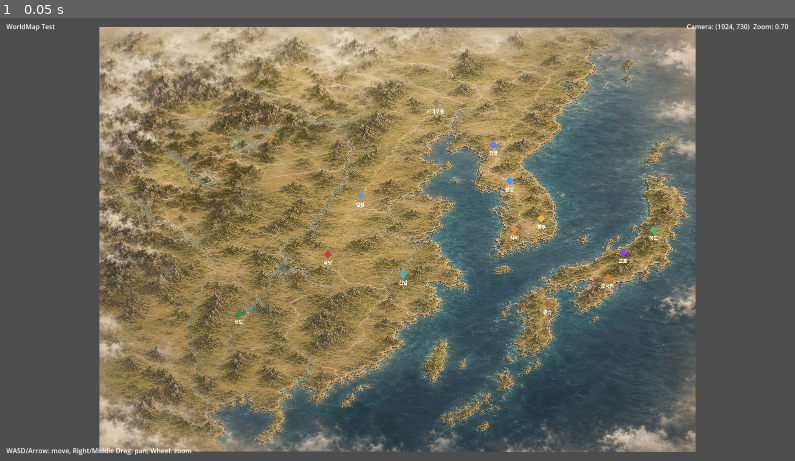
Above: before the commit, frame 1.
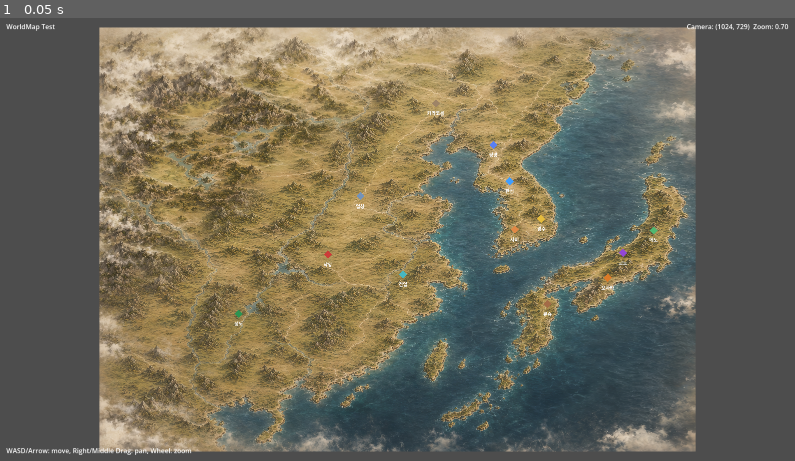
Above: after the commit, the same moment.

Repository: kimjak-app/SamWar_BattleLab
Game: Godot game, scene res://WorldMap_Test.tscn
Two runs of this game, one before a commit and one after it. Both use one fixed random seed, a clock stepped at 60 frames per second and the inputs below. This scene is started directly instead of the project's main scene.
Inputs:
- Up to frame 1 (0.05 s): no input

The runs differ from the first frame. In frame 1, 3.6% of the frame differs, in the area x 12-94%, y 1-98%.

Commit message:
[v0.68b-2-hotfix6 WorldMap City Marker Node2D NameLabel Fix]

Diff:
--- a/WorldMap_Test.tscn
+++ b/WorldMap_Test.tscn
@@ -6,6 +6,10 @@
 [ext_resource type="Texture2D" uid="uid://u2kgph1c7cuw" path="res://assets/worldmap/tiles/worldmap_tile_B1_bottom_left.png" id="4_tile_b1"]
 [ext_resource type="Texture2D" uid="uid://crk55oqy0ufpg" path="res://assets/worldmap/tiles/worldmap_tile_B2_bottom_right.png" id="5_tile_b2"]
 [ext_resource type="Script" uid="uid://bek5h4grd01m2" path="res://scripts/worldmap_city_marker.gd" id="6_city_marker"]
+[ext_resource type="Script" path="res://scripts/worldmap_city_name_label.gd" id="7_city_name_label"]
+
+[sub_resource type="CircleShape2D" id="CircleShape2D_city_click"]
+radius = 18.0
 
 [node name="WorldMap_Test" type="Node2D" unique_id=2014555566]
 script = ExtResource("1_worldmap_test")
@@ -29,7 +33,7 @@
 centered = false
 
 [node name="Tile_B2_BottomRight" type="Sprite2D" parent="WorldMapRoot/WorldMapTileLayer" unique_id=1496253675]
-position = Vector2(1024, 730)
+position = Vector2(1024, 728)
 texture = ExtResource("5_tile_b2")
 centered = false
 
@@ -51,14 +55,15 @@
 color = Color(0.8, 0.24, 0.22, 1)
 polygon = PackedVector2Array(0, -14, 14, 0, 0, 14, -14, 0)
 
-[node name="NameLabel" type="Label" parent="WorldMapRoot/CityLayer/CityMarker_Luoyang" unique_id=1515034208]
-offset_left = -28.0
-offset_top = 16.0
-offset_right = 28.0
-offset_bottom = 40.0
+[node name="NameLabel" type="Node2D" parent="WorldMapRoot/CityLayer/CityMarker_Luoyang" unique_id=1515034208]
+position = Vector2(0, 16)
+script = ExtResource("7_city_name_label")
 text = "낙양"
-horizontal_alignment = 1
-metadata/_edit_use_anchors_ = true
+
+[node name="ClickArea" type="Area2D" parent="WorldMapRoot/CityLayer/CityMarker_Luoyang"]
+
+[node name="CollisionShape2D" type="CollisionShape2D" parent="WorldMapRoot/CityLayer/CityMarker_Luoyang/ClickArea"]
+shape = SubResource("CircleShape2D_city_click")
 
 [node name="CityMarker_Yecheng" type="Node2D" parent="WorldMapRoot/CityLayer" unique_id=630356492]
 position = Vector2(896, 581)
@@ -75,14 +80,15 @@
 color = Color(0.46, 0.58, 0.72, 1)
 polygon = PackedVector2Array(0, -14, 14, 0, 0, 14, -14, 0)
 
-[node name="NameLabel" type="Label" parent="WorldMapRoot/CityLayer/CityMarker_Yecheng" unique_id=2041772460]
-offset_left = -28.0
-offset_top = 16.0
-offset_right = 28.0
-offset_bottom = 40.0
+[node name="NameLabel" type="Node2D" parent="WorldMapRoot/CityLayer/CityMarker_Yecheng" unique_id=2041772460]
+position = Vector2(0, 16)
+script = ExtResource("7_city_name_label")
 text = "업성"
-horizontal_alignment = 1
-metadata/_edit_use_anchors_ = true
+
+[node name="ClickArea" type="Area2D" parent="WorldMapRoot/CityLayer/CityMarker_Yecheng"]
+
+[node name="CollisionShape2D" type="CollisionShape2D" parent="WorldMapRoot/CityLayer/CityMarker_Yecheng/ClickArea"]
+shape = SubResource("CircleShape2D_city_click")
 
 [node name="CityMarker_Chengdu" type="Node2D" parent="WorldMapRoot/CityLayer" unique_id=562035558]
 position = Vector2(479, 984)
@@ -98,14 +104,15 @@
 color = Color(0.18, 0.58, 0.32, 1)
 polygon = PackedVector2Array(0, -14, 14, 0, 0, 14, -14, 0)
 
-[node name="NameLabel" type="Label" parent="WorldMapRoot/CityLayer/CityMarker_Chengdu" unique_id=1708417080]
-offset_left = -28.0
-offset_top = 16.0
-offset_right = 28.0
-offset_bottom = 40.0
+[node name="NameLabel" type="Node2D" parent="WorldMapRoot/CityLayer/CityMarker_Chengdu" unique_id=1708417080]
+position = Vector2(0, 16)
+script = ExtResource("7_city_name_label")
 text = "성도"
-horizontal_alignment = 1
-metadata/_edit_use_anchors_ = true
+
+[node name="ClickArea" type="Area2D" parent="WorldMapRoot/CityLayer/CityMarker_Chengdu"]
+
+[node name="CollisionShape2D" type="CollisionShape2D" parent="WorldMapRoot/CityLayer/CityMarker_Chengdu/ClickArea"]
+shape = SubResource("CircleShape2D_city_click")
 
 [node name="CityMarker_Jianye" type="Node2D" parent="WorldMapRoot/CityLayer" unique_id=507432029]
 position = Vector2(1043, 849)
@@ -124,14 +131,15 @@
 color = Color(0.28, 0.72, 0.76, 1)
 polygon = PackedVector2Array(0, -14, 14, 0, 0, 14, -14, 0)
 
-[node name="NameLabel" type="Label" parent="WorldMapRoot/CityLayer/CityMarker_Jianye" unique_id=834072429]
-offset_left = -28.0
-offset_top = 16.0
-offset_right = 28.0
-offset_bottom = 40.0
+[node name="NameLabel" type="Node2D" parent="WorldMapRoot/CityLayer/CityMarker_Jianye" unique_id=834072429]
+position = Vector2(0, 16)
+script = ExtResource("7_city_name_label")
 text = "건업"
-horizontal_alignment = 1
-metadata/_edit_use_anchors_ = true
+
+[node name="ClickArea" type="Area2D" parent="WorldMapRoot/CityLayer/CityMarker_Jianye"]
+
+[node name="CollisionShape2D" type="CollisionShape2D" parent="WorldMapRoot/CityLayer/CityMarker_Jianye/ClickArea"]
+shape = SubResource("CircleShape2D_city_click")
 
 [node name="CityMarker_Karakorum" type="Node2D" parent="WorldMapRoot/CityLayer" unique_id=81171640]
 position = Vector2(1155, 261)
@@ -152,14 +160,15 @@
 color = Color(0.62, 0.52, 0.4, 1)
 polygon = PackedVector2Array(0, -14, 14, 0, 0, 14, -14, 0)
 
-[node name="NameLabel" type="Label" parent="WorldMapRoot/CityLayer/CityMarker_Karakorum" unique_id=1787550722]
-offset_left = -46.0
-offset_top = 16.0
-offset_right = 46.0
-offset_bottom = 40.0
+[node name="NameLabel" type="Node2D" parent="WorldMapRoot/CityLayer/CityMarker_Karakorum" unique_id=1787550722]
+position = Vector2(0, 16)
+script = ExtResource("7_city_name_label")
 text = "카라코룸"
-horizontal_alignment = 1
-metadata/_edit_use_anchors_ = true
+
+[node name="ClickArea" type="Area2D" parent="WorldMapRoot/CityLayer/CityMarker_Karakorum"]
+
+[node name="CollisionShape2D" type="CollisionShape2D" parent="WorldMapRoot/CityLayer/CityMarker_Karakorum/ClickArea"]
+shape = SubResource("CircleShape2D_city_click")
 
 [node name="CityMarker_Pyeongyang" type="Node2D" parent="WorldMapRoot/CityLayer" unique_id=1950069167]
 position = Vector2(1353, 404)
@@ -175,14 +184,15 @@
 color = Color(0.35, 0.5, 0.95, 1)
 polygon = PackedVector2Array(0, -14, 14, 0, 0, 14, -14, 0)
 
-[node name="NameLabel" type="Label" parent="WorldMapRoot/CityLayer/CityMarker_Pyeongyang" unique_id=937412380]
-offset_left = -28.0
-offset_top = 16.0
-offset_right = 28.0
-offset_bottom = 40.0
+[node name="NameLabel" type="Node2D" parent="WorldMapRoot/CityLayer/CityMarker_Pyeongyang" unique_id=937412380]
+position = Vector2(0, 16)
+script = ExtResource("7_city_name_label")
 text = "평양"
-horizontal_alignment = 1
-metadata/_edit_use_anchors_ = true
+
+[node name="ClickArea" type="Area2D" parent="WorldMapRoot/CityLayer/CityMarker_Pyeongyang"]
+
+[node name="CollisionShape2D" type="CollisionShape2D" parent="WorldMapRoot/CityLayer/CityMarker_Pyeongyang/ClickArea"]
+shape = SubResource("CircleShape2D_city_click")
 
 [node name="CityMarker_Hanseong" type="Node2D" parent="WorldMapRoot/CityLayer" unique_id=342105785]
 position = Vector2(1409, 529)
@@ -198,14 +208,15 @@
 color = Color(0.25, 0.62, 1, 1)
 polygon = PackedVector2Array(0, -14, 14, 0, 0, 14, -14, 0)
 
-[node name="NameLabel" type="Label" parent="WorldMapRoot/CityLayer/CityMarker_Hanseong" unique_id=155801755]
-offset_left = -28.0
-offset_top = 16.0
-offset_right = 28.0
-offset_bottom = 40.0
+[node name="NameLabel" type="Node2D" parent="WorldMapRoot/CityLayer/CityMarker_Hanseong" unique_id=155801755]
+position = Vector2(0, 16)
+script = ExtResource("7_city_name_label")
 text = "한성"
-horizontal_alignment = 1
-metadata/_edit_use_anchors_ = true
+
+[node name="ClickArea" type="Area2D" parent="WorldMapRoot/CityLayer/CityMarker_Hanseong"]
+
+[node name="CollisionShape2D" type="CollisionShape2D" parent="WorldMapRoot/CityLayer/CityMarker_Hanseong/ClickArea"]
+shape = SubResource("CircleShape2D_city_click")
 
 [node name="CityMarker_Gyeongju" type="Node2D" parent="WorldMapRoot/CityLayer" unique_id=352857378]
 position = Vector2(1518, 658)
@@ -226,14 +237,15 @@
 color = Color(0.9, 0.74, 0.24, 1)
 polygon = PackedVector2Array(0, -14, 14, 0, 0, 14, -14, 0)
 
-[node name="NameLabel" type="Label" parent="WorldMapRoot/CityLayer/CityMarker_Gyeongju" unique_id=1214544719]
-offset_left = -28.0
-offset_top = 16.0
-offset_right = 28.0
-offset_bottom = 40.0
+[node name="NameLabel" type="Node2D" parent="WorldMapRoot/CityLayer/CityMarker_Gyeongju" unique_id=1214544719]
+position = Vector2(0, 16)
+script = ExtResource("7_city_name_label")
 text = "경주"
-horizontal_alignment = 1
-metadata/_edit_use_anchors_ = true
+
+[node name="ClickArea" type="Area2D" parent="WorldMapRoot/CityLayer/CityMarker_Gyeongju"]
+
+[node name="CollisionShape2D" type="CollisionShape2D" parent="WorldMapRoot/CityLayer/CityMarker_Gyeongju/ClickArea"]
+shape = SubResource("CircleShape2D_city_click")
 
 [node name="CityMarker_Sabi" type="Node2D" parent="WorldMapRoot/CityLayer" unique_id=1705550825]
 position = Vector2(1426, 695)
@@ -253,14 +265,15 @@
 color = Color(0.88, 0.54, 0.28, 1)
 polygon = PackedVector2Array(0, -14, 14, 0, 0, 14, -14, 0)
 
-[node name="NameLabel" type="Label" parent="WorldMapRoot/CityLayer/CityMarker_Sabi" unique_id=394125242]
-offset_left = -28.0
-offset_top = 16.0
-offset_right = 28.0
-offset_bottom = 40.0
+[node name="NameLabel" type="Node2D" parent="WorldMapRoot/CityLayer/CityMarker_Sabi" unique_id=394125242]
+position = Vector2(0, 16)
+script = ExtResource("7_city_name_label")
 text = "사비"
-horizontal_alignment = 1
-metadata/_edit_use_anchors_ = true
+
+[node name="ClickArea" type="Area2D" parent="WorldMapRoot/CityLayer/CityMarker_Sabi"]
+
+[node name="CollisionShape2D" type="CollisionShape2D" parent="WorldMapRoot/CityLayer/CityMarker_Sabi/ClickArea"]
+shape = SubResource("CircleShape2D_city_click")
 
 [node name="CityMarker_Kyoto" type="Node2D" parent="WorldMapRoot/CityLayer" unique_id=345330817]
 position = Vector2(1798, 775)
@@ -279,14 +292,15 @@
 color = Color(0.58, 0.28, 0.84, 1)
 polygon = PackedVector2Array(0, -14, 14, 0, 0, 14, -14, 0)
 
-[node name="NameLabel" type="Label" parent="WorldMapRoot/CityLayer/CityMarker_Kyoto" unique_id=2067049430]
-offset_left = -28.0
-offset_top = 16.0
-offset_right = 28.0
-offset_bottom = 40.0
+[node name="NameLabel" type="Node2D" parent="WorldMapRoot/CityLayer/CityMarker_Kyoto" unique_id=2067049430]
+position = Vector2(0, 16)
+script = ExtResource("7_city_name_label")
 text = "교토"
-horizontal_alignment = 1
-metadata/_edit_use_anchors_ = true
+
+[node name="ClickArea" type="Area2D" parent="WorldMapRoot/CityLayer/CityMarker_Kyoto"]
+
+[node name="CollisionShape2D" type="CollisionShape2D" parent="WorldMapRoot/CityLayer/CityMarker_Kyoto/ClickArea"]
+shape = SubResource("CircleShape2D_city_click")
 
 [node name="CityMarker_Osaka" type="Node2D" parent="WorldMapRoot/CityLayer" unique_id=167775615]
 position = Vector2(1746, 861)
@@ -306,14 +320,15 @@
 color = Color(0.86, 0.48, 0.16, 1)
 polygon = PackedVector2Array(0, -14, 14, 0, 0, 14, -14, 0)
 
-[node name="NameLabel" type="Label" parent="WorldMapRoot/CityLayer/CityMarker_Osaka" unique_id=1160152793]
-offset_left = -34.0
-offset_top = 16.0
-offset_right = 34.0
-offset_bottom = 40.0
+[node name="NameLabel" type="Node2D" parent="WorldMapRoot/CityLayer/CityMarker_Osaka" unique_id=1160152793]
+position = Vector2(0, 16)
+script = ExtResource("7_city_name_label")
 text = "오사카"
-horizontal_alignment = 1
-metadata/_edit_use_anchors_ = true
+
+[node name="ClickArea" type="Area2D" parent="WorldMapRoot/CityLayer/CityMarker_Osaka"]
+
+[node name="CollisionShape2D" type="CollisionShape2D" parent="WorldMapRoot/CityLayer/CityMarker_Osaka/ClickArea"]
+shape = SubResource("CircleShape2D_city_click")
 
 [node name="CityMarker_Kyushu" type="Node2D" parent="WorldMapRoot/CityLayer" unique_id=1734896910]
 position = Vector2(1539, 951)
@@ -333,14 +348,15 @@
 color = Color(0.64, 0.42, 0.28, 1)
 polygon = PackedVector2Array(0, -14, 14, 0, 0, 14, -14, 0)
 
-[node name="NameLabel" type="Label" parent="WorldMapRoot/CityLayer/CityMarker_Kyushu" unique_id=93638272]
-offset_left = -28.0
-offset_top = 16.0
-offset_right = 28.0
-offset_bottom = 40.0
+[node name="NameLabel" type="Node2D" parent="WorldMapRoot/CityLayer/CityMarker_Kyushu" unique_id=93638272]
+position = Vector2(0, 16)
+script = ExtResource("7_city_name_label")
 text = "큐슈"
-horizontal_alignment = 1
-metadata/_edit_use_anchors_ = true
+
+[node name="ClickArea" type="Area2D" parent="WorldMapRoot/CityLayer/CityMarker_Kyushu"]
+
+[node name="CollisionShape2D" type="CollisionShape2D" parent="WorldMapRoot/CityLayer/CityMarker_Kyushu/ClickArea"]
+shape = SubResource("CircleShape2D_city_click")
 
 [node name="CityMarker_Edo" type="Node2D" parent="WorldMapRoot/CityLayer" unique_id=1646505751]
 position = Vector2(1903, 696)
@@ -357,14 +373,15 @@
 color = Color(0.32, 0.72, 0.44, 1)
 polygon = PackedVector2Array(0, -14, 14, 0, 0, 14, -14, 0)
 
-[node name="NameLabel" type="Label" parent="WorldMapRoot/CityLayer/CityMarker_Edo" unique_id=1369684222]
-offset_left = -28.0
-offset_top = 16.0
-offset_right = 28.0
-offset_bottom = 40.0
+[node name="NameLabel" type="Node2D" parent="WorldMapRoot/CityLayer/CityMarker_Edo" unique_id=1369684222]
+position = Vector2(0, 16)
+script = ExtResource("7_city_name_label")
 text = "에도"
-horizontal_alignment = 1
-metadata/_edit_use_anchors_ = true
+
+[node name="ClickArea" type="Area2D" parent="WorldMapRoot/CityLayer/CityMarker_Edo"]
+
+[node name="CollisionShape2D" type="CollisionShape2D" parent="WorldMapRoot/CityLayer/CityMarker_Edo/ClickArea"]
+shape = SubResource("CircleShape2D_city_click")
 
 [node name="ArmyLayer" type="Node2D" parent="WorldMapRoot" unique_id=712701447]
 
--- a/scripts/worldmap_city_marker.gd
+++ b/scripts/worldmap_city_marker.gd
@@ -13,7 +13,7 @@
 @export var web_seed_position: Vector2 = Vector2.ZERO
 
 @onready var city_dot: Polygon2D = _get_city_dot()
-@onready var name_label: Label = _get_name_label()
+@onready var name_label: Node = get_node_or_null("NameLabel")
 @onready var click_area: Area2D = get_node_or_null("ClickArea") as Area2D
 
 const OWNER_COLORS := {
@@ -47,13 +47,12 @@
 	return get_node_or_null("CityDot") as Polygon2D
 
 
-func _get_name_label() -> Label:
-	return get_node_or_null("NameLabel") as Label
-
-
 func _refresh_marker_visuals() -> void:
 	if name_label != null:
-		name_label.text = display_name
+		if name_label.has_method("set_label_text"):
+			name_label.call("set_label_text", display_name)
+		elif name_label is Label:
+			(name_label as Label).text = display_name
 
 	if city_dot != null:
 		city_dot.color = OWNER_COLORS.get(owner_faction_id, Color(0.9, 0.9, 0.9, 1.0))
--- /dev/null
+++ b/scripts/worldmap_city_name_label.gd
@@ -0,0 +1,35 @@
+@tool
+extends Node2D
+class_name WorldMapCityNameLabel
+
+@export var text: String = "":
+	set(value):
+		text = value
+		queue_redraw()
+
+@export var font_size: int = 16:
+	set(value):
+		font_size = value
+		queue_redraw()
+
+@export var text_color: Color = Color(1.0, 1.0, 1.0, 1.0):
+	set(value):
+		text_color = value
+		queue_redraw()
+
+
+func set_label_text(value: String) -> void:
+	text = value
+
+
+func _draw() -> void:
+	if text.is_empty():
+		return
+
+	var font := ThemeDB.fallback_font
+	if font == null:
+		return
+
+	var text_size := font.get_string_size(text, HORIZONTAL_ALIGNMENT_LEFT, -1.0, font_size)
+	var baseline := Vector2(-text_size.x * 0.5, text_size.y)
+	draw_string(font, baseline, text, HORIZONTAL_ALIGNMENT_LEFT, -1.0, font_size, text_color)
Not shown, added: scripts/worldmap_city_name_label.gd.uid
Not shown, changed: agent/CHANGELOG.md
Not shown, changed: agent/CURRENT_STATE.md
Not shown, changed: agent/HANDOFF_TO_CODEX.md
Not shown, changed: agent/NEXT_TASKS.md
Not shown, changed: agent/SESSION_LOG.md
Not shown, changed: agent/WORLDMAP_RULES.md
